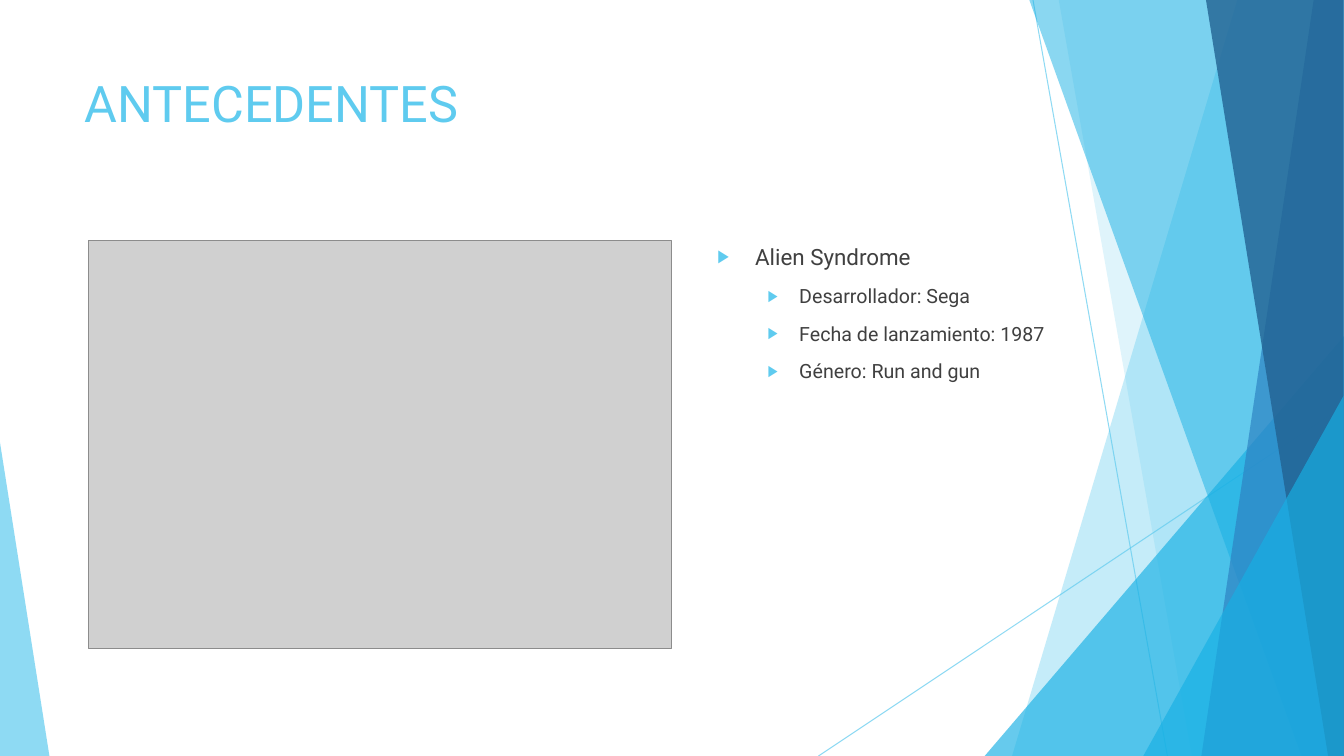
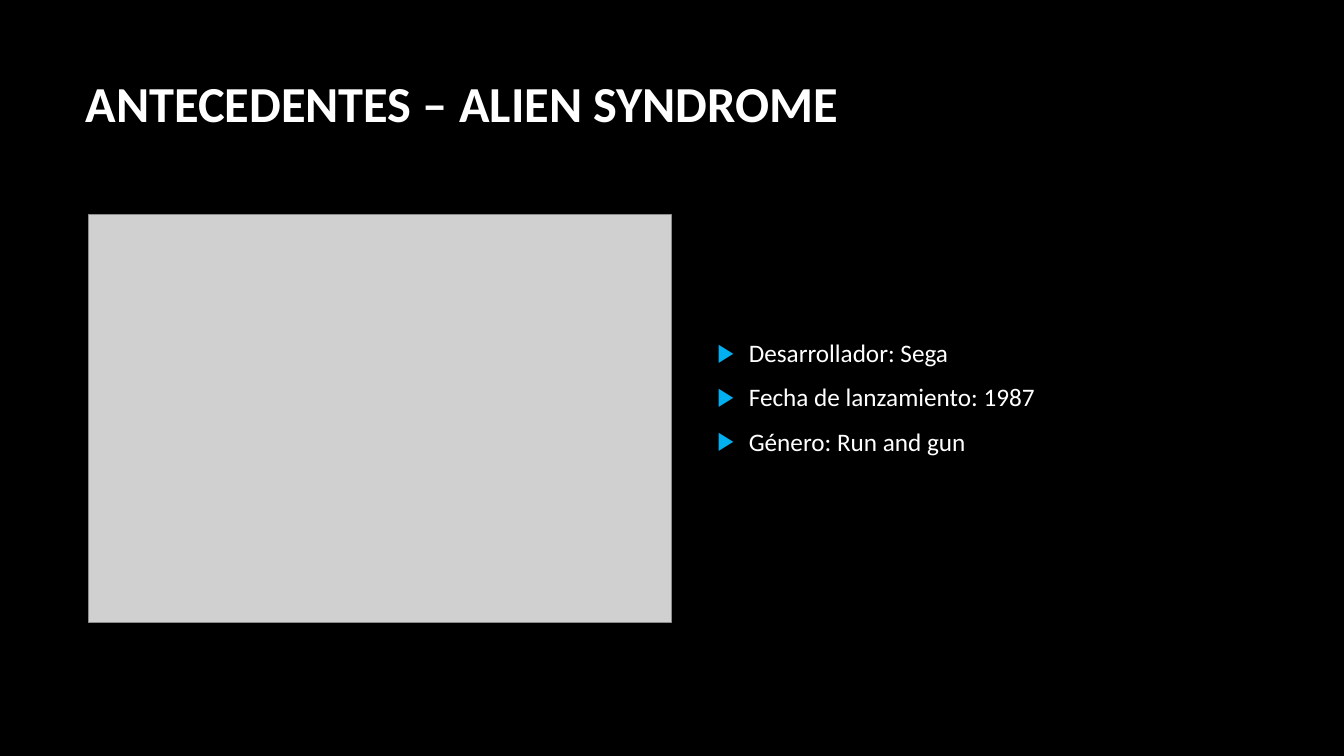
Before and after one commit to srivanov/Vesper, a slide deck: slide 4 of Documentos/PM/presentación_hito1.pptx (slide 3 before the commit). Drawn at 1344x756 pixels with LibreOffice and Linux fonts; fonts in the diff are those of the drawing; grey boxes stand for pictures; background and template pictures are left out. Boxes give left, top, right and bottom in pixels: in the first picture for what was removed or moved away, otherwise in the second. Text is boxed around its words. In the diff, an @@ line names an element or a change of style, - is before the commit and + after.

Commit message:
presentación

```diff
--- a/Documentos/PM/presentación_hito1.pptx
+++ b/Documentos/PM/presentación_hito1.pptx
@@ background #FFFFFF to picture (left out) @@
@@ title at (86, 89, 838, 123): text changed; font Roboto to Calibri; text colour #5FCBEF to #FFFFFF; bold on @@
-ANTECEDENTES
+ANTECEDENTES – ALIEN SYNDROME
@@ picture: place and size @@
-picture at (89, 240, 671, 648)
+picture at (89, 214, 671, 622)
@@ text at (755, 248, 910, 270): paragraph removed @@
-▶ Alien Syndrome
@@ text "Desarrollador: Sega": place and size @@
-text "Desarrollador: Sega" at (755, 248, 1044, 382)
+text "Desarrollador: Sega" at (749, 344, 1035, 456)
@@ text "Desarrollador: Sega" at (749, 344, 1035, 456): size 14 to 18 pt, font Roboto to Calibri, text colour #404040 to #FFFFFF; list level 2 to 1 in "Desarrollador: Sega"; bullet colour #5FCBEF to #00B0F0; list level 2 to 1 in "Fecha de lanzamiento: 1987"; list level 2 to 1 in "Género: Run and gun"; vertical alignment top to middle @@
@@ group removed at (0, 0, 1344, 756): 5 freeform shapes, 3 triangles, 2 lines @@
```
Also in this commit, not shown: 3 other slides changed, 1 slide added, 1 other file.
